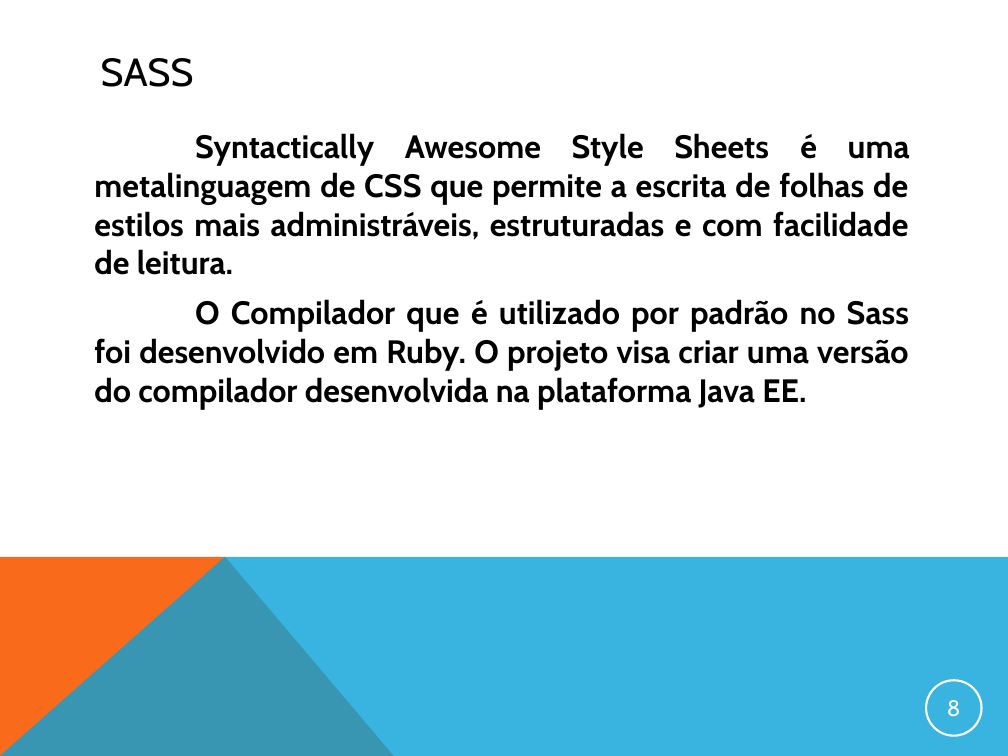
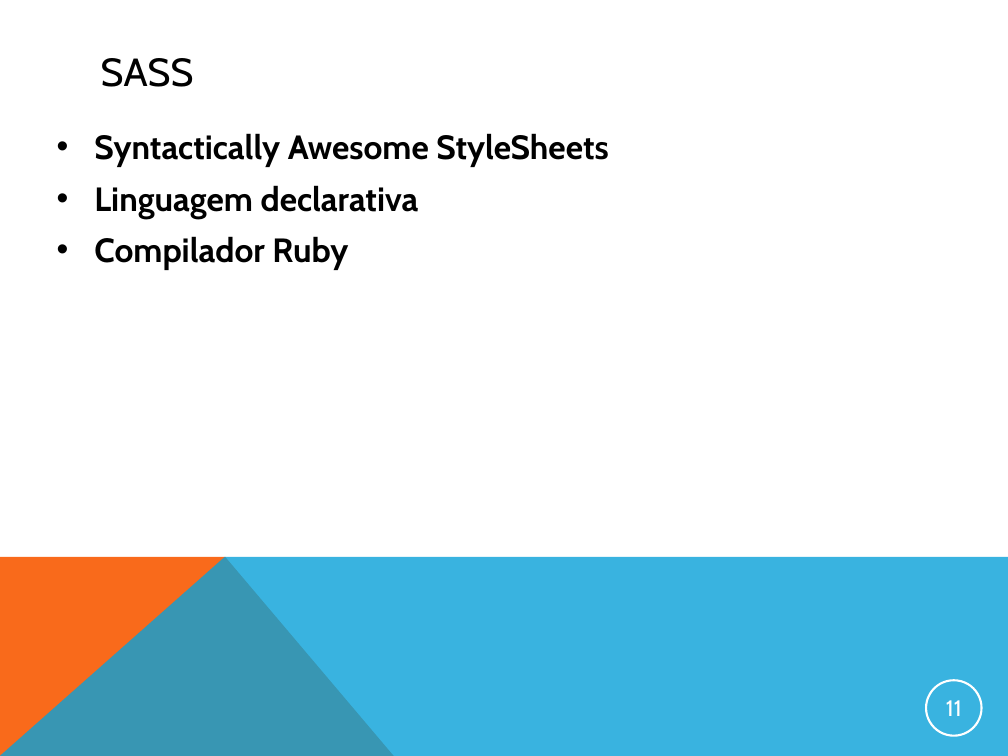
Before and after one commit to gcmorgado/sass4j, a slide deck: slide 11 of DOCUMENTACAO/apresentacao_final.ppt (slide 8 before the commit). Drawn at 1008x756 pixels with LibreOffice and Linux fonts; fonts in the diff are those of the drawing. Boxes give left, top, right and bottom in pixels: in the first picture for what was removed or moved away, otherwise in the second. Text is boxed around its words. In the diff, an @@ line names an element or a change of style, - is before the commit and + after.

```diff
--- a/DOCUMENTACAO/apresentacao_final.ppt
+++ b/DOCUMENTACAO/apresentacao_final.ppt
@@ text at <box>94,133,608,270</box>: text changed; size 23.1 to 24 pt @@
-Syntactically Awesome Style Sheets é uma metalinguagem de CSS que permite a escrita de folhas de estilos mais administráveis, estruturadas e com facilidade de leitura.
-O Compilador que é utilizado por padrão no Sass foi desenvolvido em Ruby. O projeto visa criar uma versão do compilador desenvolvida na plataforma Java EE.
+• Syntactically Awesome StyleSheets
+• Linguagem declarativa
+• Compilador Ruby
@@ page number at <box>946,700,962,716</box>: text changed @@
-8
+11
```
Also in this commit, not shown: 5 other slides changed, 36 slides added, 4 slides removed, 1 other file.
